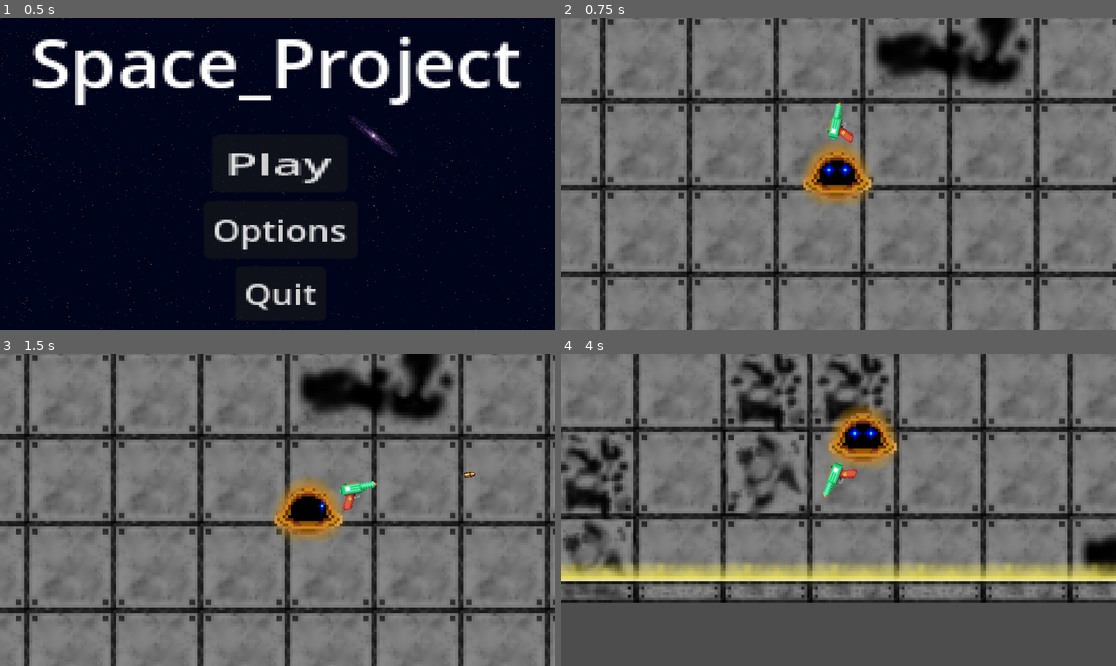
Above: before the commit, frames 1-4 (two rows, left to right).
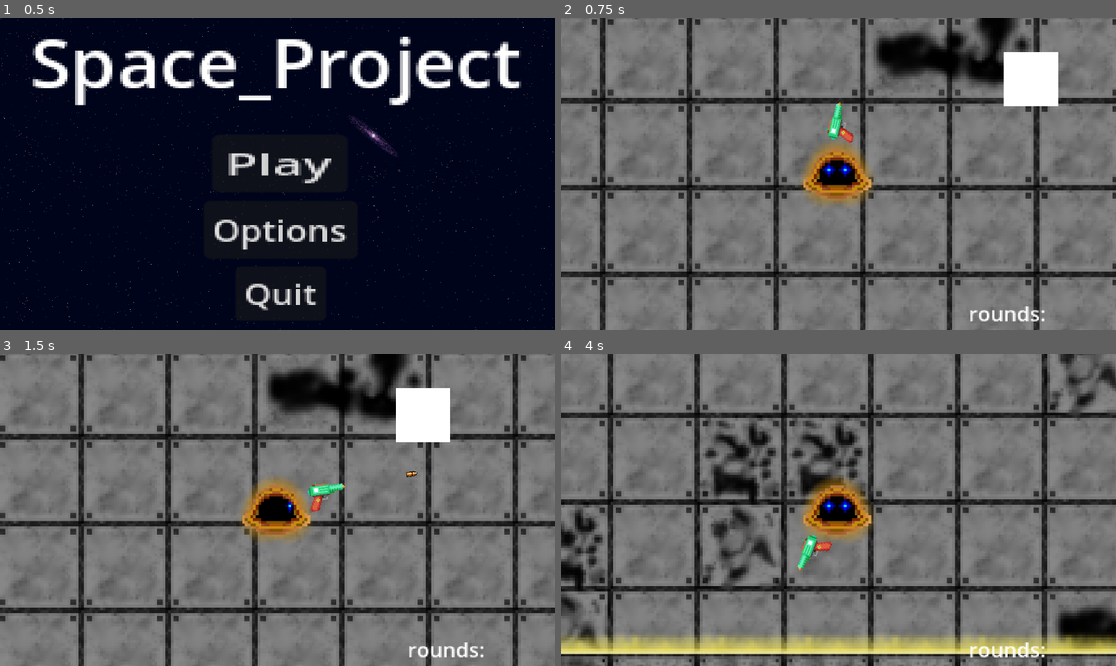
Above: after the commit, the same moments.

Repository: vulcanicbutter/space-project
Game: Godot game, scene res://MainMenu/Main Menu.tscn
Same seed, same stepped clock (60 frames per second), same inputs: the game is played once before the commit and once after it.
Inputs (mouse positions are in pixels of both pictures, inside the frame that each line leads up to):
- Up to frame 1 (0.5 s): no input
- Up to frame 2 (0.75 s): click "Play" at 0.5 s
- Up to frame 3 (1.5 s): tap Enter at 1.25 s; move the mouse to (399, 494) at 1.27 s; hold D (move_right) from 1.28 s (still down); click (399, 494) at 1.35 s
- Up to frame 4 (4 s): move the mouse to (727, 525) at 2.02 s; release D (move_right) at 2.03 s; hold S (move_backward) 2.03-2.78 s; tap Space (Dash) at 2.1 s; click (727, 525) at 2.3 s; move the mouse to (894, 441) at 2.77 s; hold D (move_right) 2.78-3.53 s; click (894, 441) at 2.85 s; move the mouse to (810, 572) at 3.52 s; hold W (move_forward) from 3.53 s (still down); click (810, 572) at 3.6 s

Frame 1 is identical in both runs. In frame 2, 2.0% of the frame differs, in the area x 73-90%, y 10-98%; in frame 3, 26%; in frame 4, 58%, in the area x 0-100%, y 0-100%.

Commit message:
Add files via upload

Diff:
--- /dev/null
+++ b/space_project/Enviorment/carboardbox.gd
@@ -0,0 +1,7 @@
+extends Node2D
+
+
+
+func _on_area_2d_area_entered(area: Area2D) -> void:
+	if area.is_in_group("golyo"):
+		queue_free()
--- a/space_project/Enviorment/cardboard_box.tscn
+++ b/space_project/Enviorment/cardboard_box.tscn
@@ -1,12 +1,24 @@
-[gd_scene load_steps=2 format=3 uid="uid://6vhjhe6mekae"]
+[gd_scene load_steps=4 format=3 uid="uid://6vhjhe6mekae"]
+
+[ext_resource type="Script" uid="uid://5q3f58sx8rox" path="res://Enviorment/carboardbox.gd" id="1_fy6ek"]
+
+[sub_resource type="CanvasTexture" id="CanvasTexture_ogqv5"]
 
 [sub_resource type="RectangleShape2D" id="RectangleShape2D_ogqv5"]
 
-[node name="Node2D" type="Node2D"]
+[node name="BoxHandler" type="Node2D"]
 
-[node name="Sprite2D" type="Sprite2D" parent="."]
+[node name="carboardbox" type="Node2D" parent="."]
+script = ExtResource("1_fy6ek")
 
-[node name="Area2D" type="Area2D" parent="."]
+[node name="Sprite2D" type="Sprite2D" parent="carboardbox"]
+position = Vector2(2.98023e-08, 0)
+scale = Vector2(20, 20)
+texture = SubResource("CanvasTexture_ogqv5")
 
-[node name="CollisionShape2D" type="CollisionShape2D" parent="Area2D"]
+[node name="Area2D" type="Area2D" parent="carboardbox"]
+
+[node name="CollisionShape2D" type="CollisionShape2D" parent="carboardbox/Area2D"]
 shape = SubResource("RectangleShape2D_ogqv5")
+
+[connection signal="area_entered" from="carboardbox/Area2D" to="carboardbox" method="_on_area_2d_area_entered"]
--- /dev/null
+++ b/space_project/Enviorment/wall.tscn
@@ -0,0 +1,13 @@
+[gd_scene load_steps=2 format=3 uid="uid://bktht5phnmh1s"]
+
+[sub_resource type="RectangleShape2D" id="RectangleShape2D_ls2y0"]
+size = Vector2(36, 2)
+
+[node name="wall" type="Node2D"]
+
+[node name="Area2D" type="Area2D" parent="."]
+
+[node name="Sprite2D" type="Sprite2D" parent="Area2D"]
+
+[node name="CollisionShape2D" type="CollisionShape2D" parent="Area2D"]
+shape = SubResource("RectangleShape2D_ls2y0")
--- /dev/null
+++ b/space_project/Hud.tscn
@@ -0,0 +1,21 @@
+[gd_scene load_steps=2 format=3 uid="uid://8hyawat5lxqx"]
+
+[sub_resource type="LabelSettings" id="LabelSettings_hj7fp"]
+
+[node name="HUD" type="Control"]
+layout_mode = 3
+anchors_preset = 15
+anchor_right = 1.0
+anchor_bottom = 1.0
+grow_horizontal = 2
+grow_vertical = 2
+
+[node name="Label" type="Label" parent="."]
+layout_mode = 0
+offset_left = 150.0
+offset_top = 103.0
+offset_right = 210.0
+offset_bottom = 126.0
+scale = Vector2(0.479997, 0.466411)
+text = "rounds:"
+label_settings = SubResource("LabelSettings_hj7fp")
--- a/space_project/Lobby/Lobby.tscn
+++ b/space_project/Lobby/Lobby.tscn
@@ -1,8 +1,10 @@
-[gd_scene load_steps=11 format=4 uid="uid://dgo1q2wfa6fnc"]
+[gd_scene load_steps=13 format=4 uid="uid://dgo1q2wfa6fnc"]
 
 [ext_resource type="Texture2D" uid="uid://f7uq58xa24dd" path="res://Enviorment/Tileset.png" id="1_iiluk"]
 [ext_resource type="PackedScene" uid="uid://cuiaqgirsk2nr" path="res://player.tscn" id="3_6tm10"]
+[ext_resource type="PackedScene" uid="uid://6vhjhe6mekae" path="res://Enviorment/cardboard_box.tscn" id="3_tw5qk"]
 [ext_resource type="Texture2D" uid="uid://bksb4sbjhghvp" path="res://Enviorment/Tileset_walls.png" id="4_6dted"]
+[ext_resource type="PackedScene" uid="uid://d24okg6po3c77" path="res://Spawner/spawner.tscn" id="4_iiluk"]
 
 [sub_resource type="TileSetAtlasSource" id="TileSetAtlasSource_2kqfl"]
 texture = ExtResource("1_iiluk")
@@ -46,7 +48,7 @@
 radius = 7.0
 height = 25.0
 
-[node name="Node2D" type="Node2D"]
+[node name="lobby" type="Node2D"]
 
 [node name="AudioStreamPlayer" type="AudioStreamPlayer" parent="."]
 volume_db = -7.0
@@ -112,4 +114,9 @@
 
 [node name="Player" parent="." instance=ExtResource("3_6tm10")]
 
+[node name="Spawner" parent="." instance=ExtResource("4_iiluk")]
+
+[node name="BoxHandler" parent="." instance=ExtResource("3_tw5qk")]
+position = Vector2(71, -35)
+
 [connection signal="area_entered" from="Enemy3/EnemyHurtBox" to="Enemy3" method="_on_enemy_hurt_box_area_entered"]
--- /dev/null
+++ b/space_project/Spawner/spawner.tscn
@@ -0,0 +1,12 @@
+[gd_scene load_steps=2 format=3 uid="uid://d24okg6po3c77"]
+
+[ext_resource type="Script" uid="uid://cn781nfil71n5" path="res://spawner.gd" id="1_10h3l"]
+
+[node name="Spawner" type="Node2D"]
+script = ExtResource("1_10h3l")
+
+[node name="Timer" type="Timer" parent="."]
+wait_time = 0.5
+autostart = true
+
+[connection signal="timeout" from="Timer" to="." method="_on_timer_timeout"]
--- a/space_project/items/gun/Bullet/bullet.gd
+++ b/space_project/items/gun/Bullet/bullet.gd
@@ -1,9 +1,14 @@
 extends Node2D
 @export var Bulletspeed = 300
+var final_velocity = Vector2.ZERO
+
+func _ready():
+	set_as_top_level(true)
 
 func _process(delta: float) -> void:
 	position += transform.x * Bulletspeed * delta
 
 
 func _on_visible_on_screen_notifier_2d_screen_exited() -> void:
+	await get_tree().create_timer(1).timeout
 	queue_free()
--- a/space_project/items/gun/Bullet/bullet.tscn
+++ b/space_project/items/gun/Bullet/bullet.tscn
@@ -1,17 +1,28 @@
-[gd_scene load_steps=3 format=3 uid="uid://ofdikqvhq72v"]
+[gd_scene load_steps=4 format=3 uid="uid://ofdikqvhq72v"]
 
 [ext_resource type="Texture2D" uid="uid://30dqepc8ap8a" path="res://items/gun/Bullet/Bullet.png" id="1_miwmg"]
 [ext_resource type="Script" uid="uid://d20t45k3lvx2" path="res://items/gun/Bullet/bullet.gd" id="1_tnb50"]
 
+[sub_resource type="RectangleShape2D" id="RectangleShape2D_tnb50"]
+size = Vector2(369.778, 178.286)
+
 [node name="bullet" type="Node2D"]
+scale = Vector2(1, 1)
 script = ExtResource("1_tnb50")
 
-[node name="bullet" type="Sprite2D" parent="."]
-position = Vector2(0.5, -2.38419e-07)
+[node name="Bullet_area" type="Area2D" parent="." groups=["golyo"]]
+
+[node name="CollisionShape2D" type="CollisionShape2D" parent="Bullet_area"]
+position = Vector2(2.98023e-08, 0)
 scale = Vector2(0.0108173, 0.0112179)
+shape = SubResource("RectangleShape2D_tnb50")
+
+[node name="bullet" type="Sprite2D" parent="Bullet_area/CollisionShape2D"]
+scale = Vector2(1, 1)
 texture = ExtResource("1_miwmg")
 
-[node name="VisibleOnScreenNotifier2D" type="VisibleOnScreenNotifier2D" parent="."]
-scale = Vector2(0.5, 0.6)
+[node name="VisibleOnScreenNotifier2D" type="VisibleOnScreenNotifier2D" parent="Bullet_area/CollisionShape2D"]
+position = Vector2(7.62939e-06, 0)
+scale = Vector2(27.7334, 26.7429)
 
-[connection signal="screen_exited" from="VisibleOnScreenNotifier2D" to="." method="_on_visible_on_screen_notifier_2d_screen_exited"]
+[connection signal="screen_exited" from="Bullet_area/CollisionShape2D/VisibleOnScreenNotifier2D" to="." method="_on_visible_on_screen_notifier_2d_screen_exited"]
--- a/space_project/items/gun/gun.gd
+++ b/space_project/items/gun/gun.gd
@@ -1,12 +1,24 @@
 extends Node2D
+
+@onready var fire_timer = $FireTimer
+@export var fire_rate: float = 0.2
+var Timeout = 1.5
+var ammo = 30
+var max_ammo = 30
+var reloadtime = 2
+
 
 const bullet = preload("res://items/gun/Bullet/bullet.tscn")
 @onready var muzzle: Marker2D = $Marker2D
 
-func _process(delta: float) -> void:
+
+
+func _physics_process(delta):
 	look_at(get_global_mouse_position())
 
-
+	if Input.is_action_just_pressed("reload") and ammo != max_ammo :
+		await get_tree().create_timer(reloadtime).timeout
+		ammo = max_ammo
 
 	rotation_degrees = wrapf(rotation_degrees, 0.0, 360.0)
 
@@ -15,8 +27,12 @@
 	else:
 		scale.y = 1
 
-	if Input.is_action_just_pressed("attack"):
+	if Input.is_action_just_pressed("attack") and ammo > 0 and fire_timer.is_stopped():
 		var bullet_instance = load("res://items/gun/Bullet/bullet.tscn").instantiate()
-		get_parent().add_child(bullet_instance)
+		add_child(bullet_instance)
+		ammo = ammo-1
 		bullet_instance.global_position = muzzle.global_position
 		bullet_instance.rotation = rotation
+		fire_timer.start(fire_rate)
+
+		#pistol_cooldown = true
--- a/space_project/items/gun/gun.tscn
+++ b/space_project/items/gun/gun.tscn
@@ -13,3 +13,6 @@
 
 [node name="Marker2D" type="Marker2D" parent="."]
 position = Vector2(25, -5)
+
+[node name="FireTimer" type="Timer" parent="."]
+one_shot = true
--- a/space_project/player.tscn
+++ b/space_project/player.tscn
@@ -1,10 +1,11 @@
-[gd_scene load_steps=9 format=3 uid="uid://cuiaqgirsk2nr"]
+[gd_scene load_steps=10 format=3 uid="uid://cuiaqgirsk2nr"]
 
 [ext_resource type="Script" uid="uid://dc2b705dkl6ls" path="res://Characters/Movement.gd" id="1_sweqy"]
 [ext_resource type="Texture2D" uid="uid://b28o1vk2lvfth" path="res://Characters/Default_Character_front.png" id="2_2hs0m"]
 [ext_resource type="Texture2D" uid="uid://t2qjk2dfw2o4" path="res://Characters/Default_Character_left.png" id="3_1jxqw"]
 [ext_resource type="Texture2D" uid="uid://crk5b76r7wlqc" path="res://Characters/Default_Character_right.png" id="4_dw050"]
 [ext_resource type="PackedScene" uid="uid://d2mr7mdjs6gk0" path="res://items/gun/gun.tscn" id="5_b26j0"]
+[ext_resource type="PackedScene" uid="uid://8hyawat5lxqx" path="res://Hud.tscn" id="6_2hs0m"]
 
 [sub_resource type="CapsuleShape2D" id="CapsuleShape2D_n7ghd"]
 radius = 7.0
@@ -25,7 +26,6 @@
 [node name="PlayerStats" type="Node" parent="."]
 
 [node name="PlayerHurtBox" type="Area2D" parent="."]
-visible = false
 
 [node name="CollisionShape2D" type="CollisionShape2D" parent="PlayerHurtBox"]
 position = Vector2(-0.5, -1)
@@ -34,7 +34,12 @@
 
 [node name="Camera2D" type="Camera2D" parent="."]
 zoom = Vector2(5.63, 5.63)
-position_smoothing_enabled = true
+
+[node name="HUD" parent="." instance=ExtResource("6_2hs0m")]
+offset_left = -102.0
+offset_top = -57.0
+offset_right = -31.0
+offset_bottom = -23.0
 
 [node name="Sprite2D2" type="Sprite2D" parent="."]
 texture = ExtResource("2_2hs0m")
@@ -45,15 +50,16 @@
 shape = SubResource("CapsuleShape2D_n7ghd")
 
 [node name="PlayerAttackHitbox" type="Area2D" parent="."]
-visible = false
 position = Vector2(-0.4, 0.1)
 scale = Vector2(3, 3)
 
 [node name="CollisionShape2D" type="CollisionShape2D" parent="PlayerAttackHitbox"]
+visible = false
 shape = SubResource("CircleShape2D_nvl01")
 disabled = true
 
 [node name="MeshInstance2D" type="MeshInstance2D" parent="PlayerAttackHitbox/CollisionShape2D"]
+visible = false
 modulate = Color(0.839216, 0.694118, 0, 0.380392)
 position = Vector2(-0.0333327, -0.0333303)
 scale = Vector2(26.3632, 26)
@@ -62,3 +68,4 @@
 [node name="gun" parent="." instance=ExtResource("5_b26j0")]
 
 [node name="Node2D" type="Node2D" parent="."]
+visible = false
--- a/space_project/project.godot
+++ b/space_project/project.godot
@@ -18,6 +18,10 @@
 [autoload]
 
 toggle_fullscreen="*res://fullscreenwindowed.gd"
+
+[global_group]
+
+golyo=""
 
 [input]
 
@@ -61,6 +65,16 @@
 "events": [Object(InputEventKey,"resource_local_to_scene":false,"resource_name":"","device":-1,"window_id":0,"alt_press …(195 unchanged characters)…
 ]
 }
+reload={
+"deadzone": 0.2,
+"events": [Object(InputEventKey,"resource_local_to_scene":false,"resource_name":"","device":-1,"window_id":0,"alt_pressed":false,"shift_pressed":false,"ctrl_pressed":false,"meta_pressed":false,"pressed":false,"keycode":0,"physical_keycode":82,"key_label":0,"unicode":114,"location":0,"echo":false,"script":null)
+]
+}
+test={
+"deadzone": 0.2,
+"events": [Object(InputEventKey,"resource_local_to_scene":false,"resource_name":"","device":-1,"window_id":0,"alt_pressed":false,"shift_pressed":false,"ctrl_pressed":false,"meta_pressed":false,"pressed":false,"keycode":0,"physical_keycode":4194306,"key_label":0,"unicode":0,"location":0,"echo":false,"script":null)
+]
+}
 
 [rendering]
 
--- /dev/null
+++ b/space_project/spawner.gd
@@ -0,0 +1,13 @@
+extends Node2D
+
+@onready var carboard_box = preload("res://Enviorment/cardboard_box.tscn")
+
+
+
+
+func _on_timer_timeout() -> void:
+	var rand_x = randf_range(500,-500)
+	var rand_y = randf_range(500,-500)
+	var box = carboard_box.instantiate()
+	box.position = position + Vector2(rand_x,rand_y)
+	get_parent().get_node("BoxHandler").add_child(box)
Not shown, added: space_project/Enviorment/carboardbox.gd.uid
Not shown, added: space_project/spawner.gd.uid
